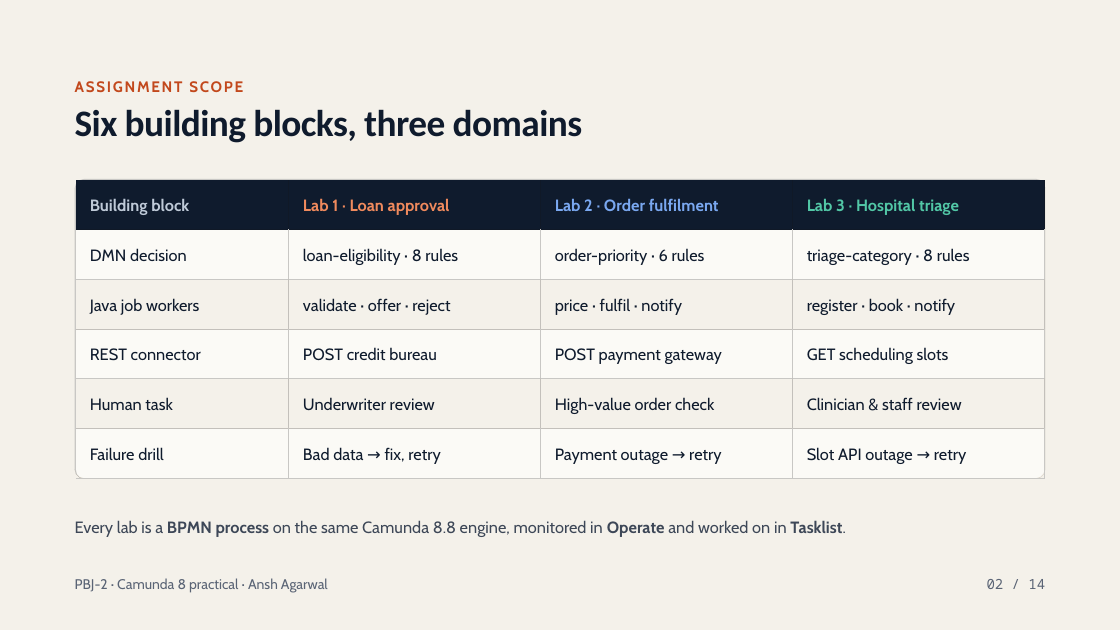
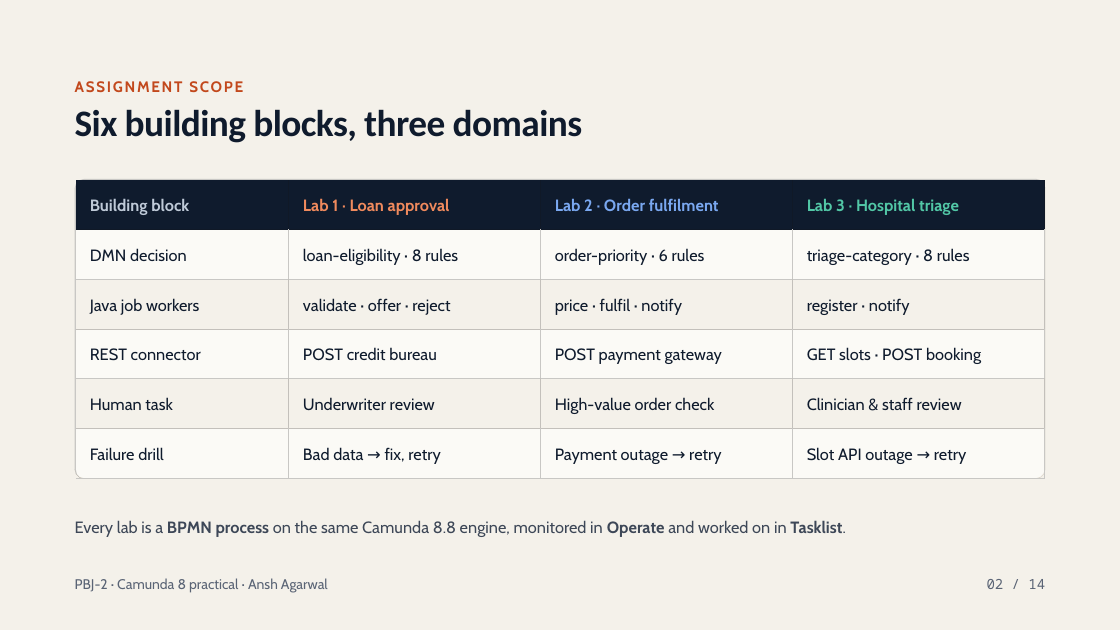
Before and after one commit to anshagarwxl/workflow-automation-engineering, a slide deck: slide 2 of camunda8-practical-labs/presentation/PBJ-2-Camunda-8-Labs.pptx. Drawn at 1120x630 pixels with LibreOffice and Linux fonts; fonts in the diff are those of the drawing. Boxes give left, top, right and bottom in pixels: in the first picture for what was removed or moved away, otherwise in the second. Text is boxed around its words. In the diff, an @@ line names an element or a change of style, - is before the commit and + after.

```diff
--- a/camunda8-practical-labs/presentation/PBJ-2-Camunda-8-Labs.pptx
+++ b/camunda8-practical-labs/presentation/PBJ-2-Camunda-8-Labs.pptx
@@ table at [76, 180, 1045, 478] @@
-row 3, column 4: register · book · notify
+row 3, column 4: register · notify
-row 4, column 4: GET scheduling slots
+row 4, column 4: GET slots · POST booking
```
